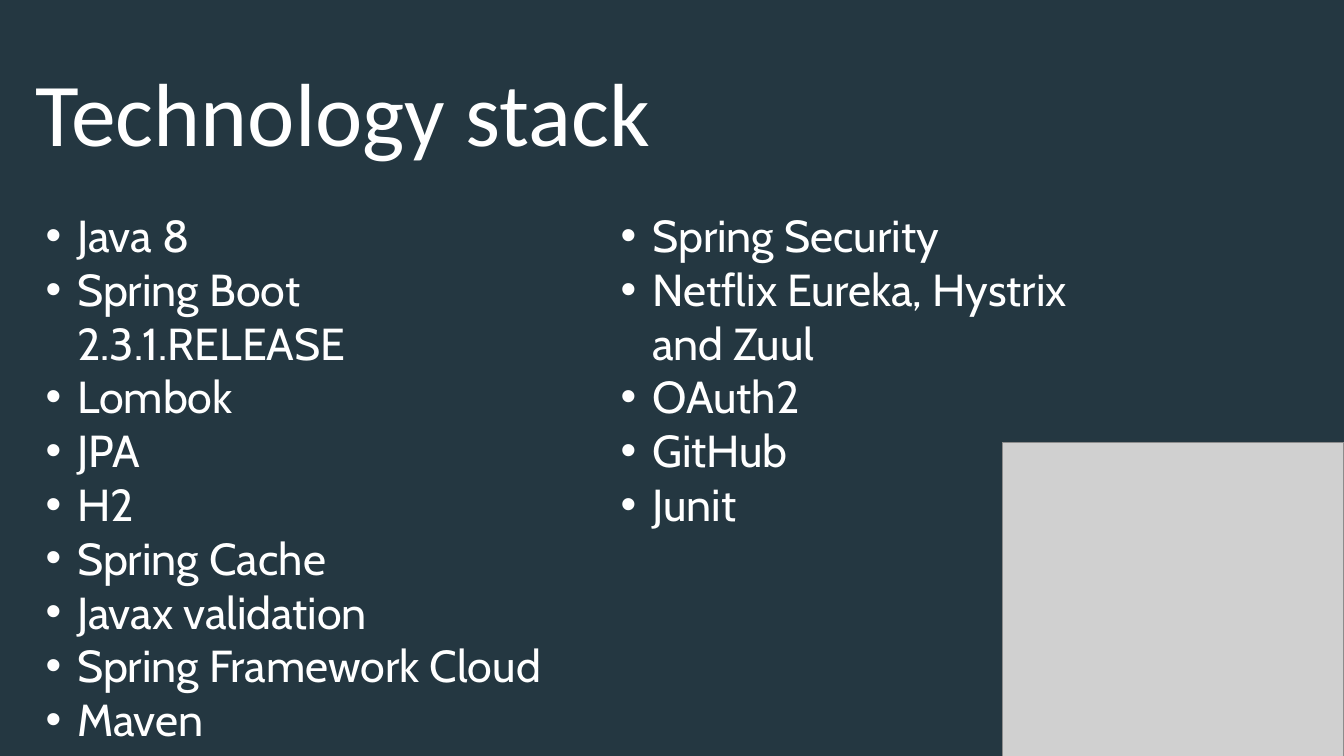
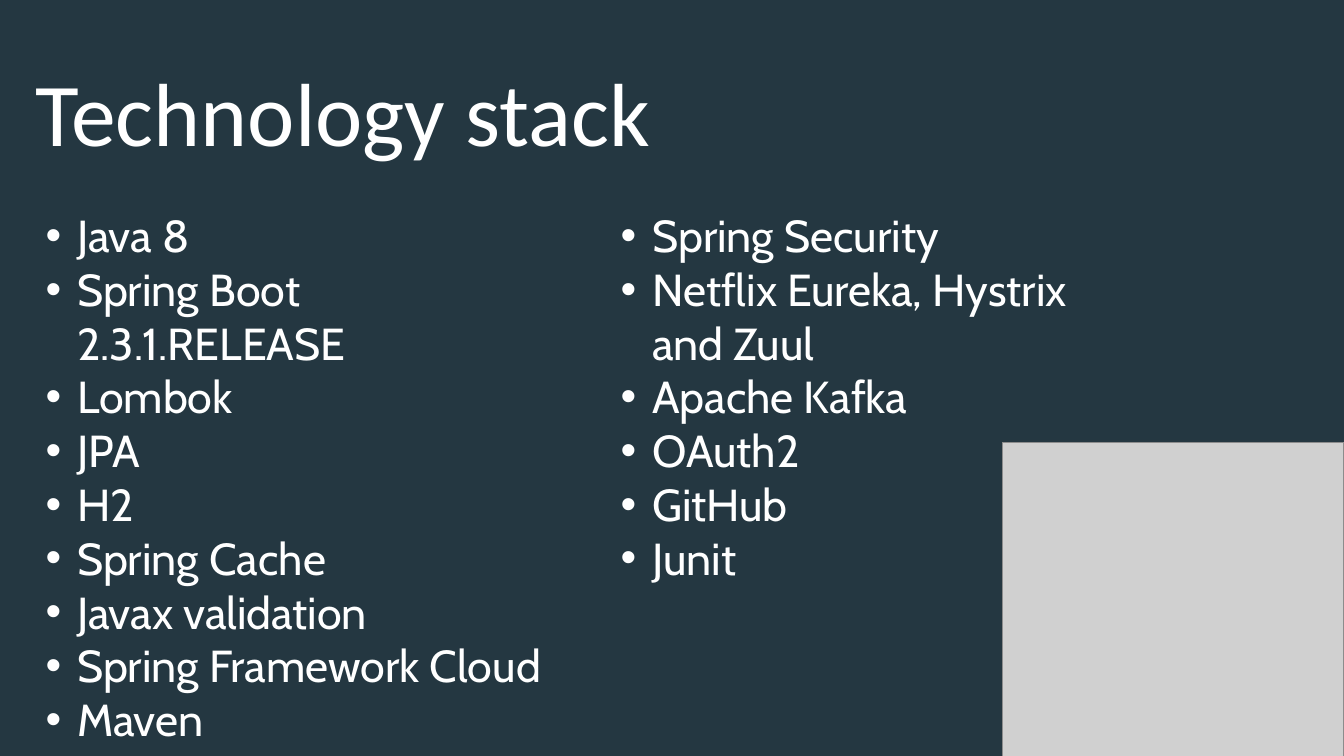
Before and after one commit to mancio/edge-service, a slide deck: slide 3 of slides/301MicroServicesPresentation.pptx. Drawn at 1344x756 pixels with LibreOffice and Linux fonts; fonts in the diff are those of the drawing; grey boxes stand for pictures. Boxes give left, top, right and bottom in pixels: in the first picture for what was removed or moved away, otherwise in the second. Text is boxed around its words. In the diff, an @@ line names an element or a change of style, - is before the commit and + after.

```diff
--- a/slides/301MicroServicesPresentation.pptx
+++ b/slides/301MicroServicesPresentation.pptx
@@ text at bbox=[652, 379, 907, 424]: paragraph added @@
+• Apache Kafka
```
Also in this commit, not shown: 1 other slide changed, 12 other files.
